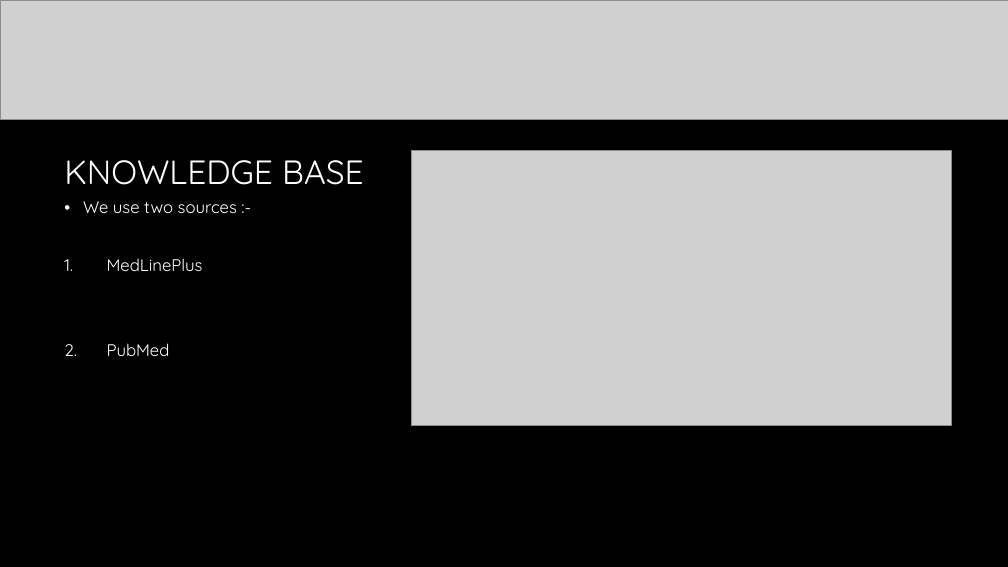
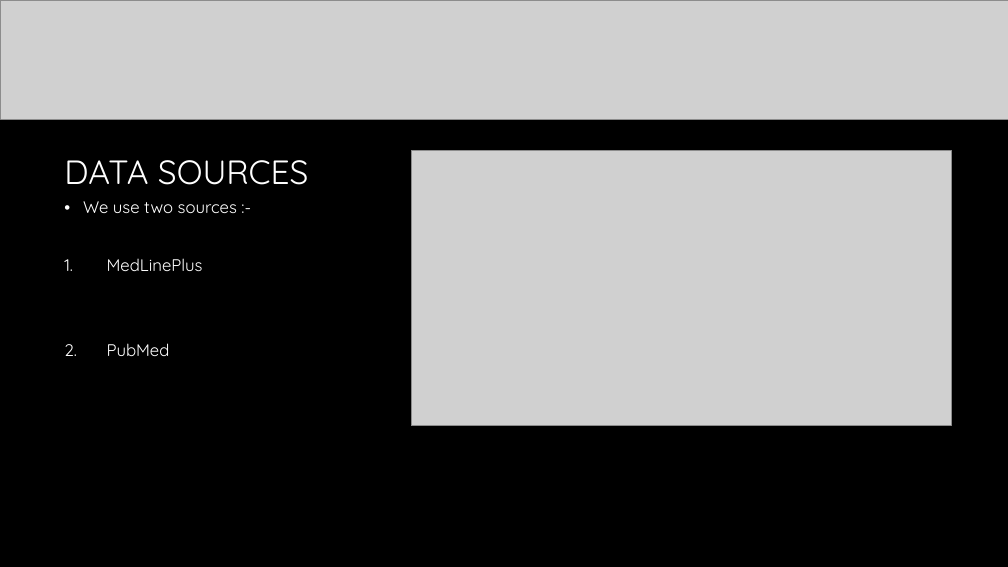
Before and after one commit to YoussefMoHlemyAlpha/MedicalChatBot-Website, a slide deck: slide 6 of presentation.pptx. Drawn at 1008x567 pixels with LibreOffice and Linux fonts; fonts in the diff are those of the drawing; grey boxes stand for pictures; background and template pictures are left out. Boxes give left, top, right and bottom in pixels: in the first picture for what was removed or moved away, otherwise in the second. Text is boxed around its words. In the diff, an @@ line names an element or a change of style, - is before the commit and + after.

Commit message:
add some details to powerpoint

```diff
--- a/presentation.pptx
+++ b/presentation.pptx
@@ title at (x1=64, y1=160, x2=309, y2=185): text changed @@
-KNOWLEDGE BASE
+DATA SOURCES
```
Also in this commit, not shown: 1 other file.
